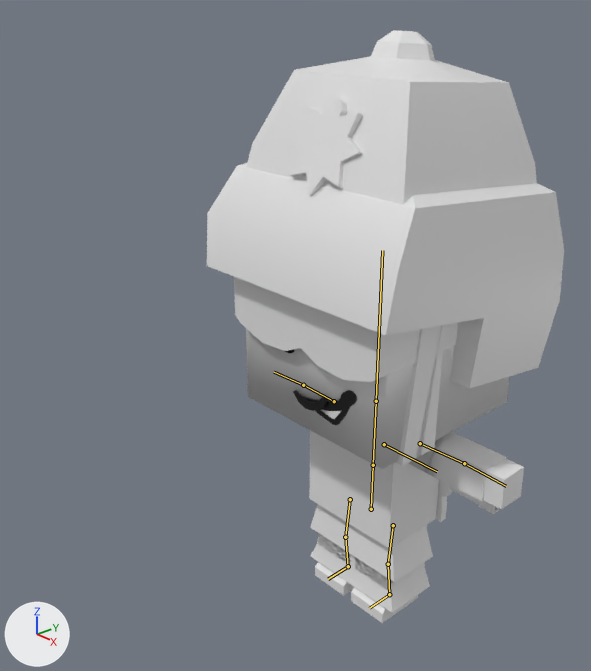
The Blender file Blender/chibi-block-man.blend as it was, and as the next commit left it.
One viewpoint serves both versions: a camera (50 mm lens) standing at (1.243, -1.404, 1.567) and looking at (-0.039, -0.243, 0.832). The lights are fixed; the arrows at lower left show +X, +Y and +Z. The bones that bend it are drawn over the model as lines.

In view in the first picture: 'ArmyHat', 'EyesBasic', 'Grin', 'PersonArms', 'PersonHead', 'PersonLegs', 'PersonTorso', 'PoliceHat', 'Rifle', 'SkirtLong', 'SkirtShort', 'SleevesLong', 'SleevesShort', 'SmileSmall', 'SmirkBig', 'Trousers'.
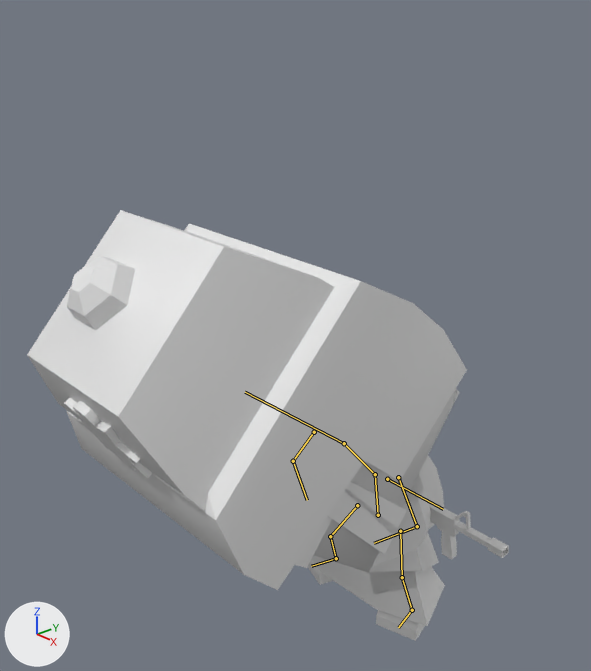
The newer file adds an action. The first version stands in its rest pose; the second is drawn at frame 13 of the action 'PersonRoar'.

What the commit changed:
Bone 'hips' (bone_hips) moves from (0.0, 0.0, 0.0) to (0.0, -0.03, 0.033).
Bone 'hips' (bone_hips) turns from (0, 0, 0) to (10, 0, 0) degrees about its own x, y and z.
Bone 'abdomen' (bone_abdomen) turns from (0, 0, 0) to (-2, 0, 0) degrees about its own x, y and z.
Bone 'chest' (bone_chest) turns from (0, 0, 0) to (32, 0, 0) degrees about its own x, y and z.
Bone 'head' (bone_head) turns from (0, 0, 0) to (11, 0, 0) degrees about its own x, y and z.
Bone 'Elbow.R' (bone_elbow_r) moves from (0.0, 0.0, 0.0) to (-0.235, 0.036, 0.189).
Bone 'Hand.R' (bone_hand_r) moves from (0.0, 0.0, 0.0) to (0.28, -0.184, 0.144).
Bone 'Hand.R' (bone_hand_r) turns from (0, 0, 0) to (11, -10, 0) degrees about its own x, y and z.
Bone 'Elbow.L' (bone_elbow_l) moves from (0.0, 0.0, 0.0) to (0.342, 0.021, -0.019).
Bone 'Hand.L' (bone_hand_l) moves from (0.0, 0.0, 0.0) to (-0.273, -0.185, 0.145).
Bone 'GunBone' (bone_gunbone) moves from (0.0, 0.0, 0.0) to (0.017, 0.082, 0.084).
Bone 'Foot.R' (bone_foot_r) moves from (0.0, 0.0, 0.0) to (0.048, 0.0, 0.0).
Bone 'Foot.R' (bone_foot_r) turns from (0, 0, 0) to (0, 0, -18) degrees about its own x, y and z.
Bone 'Knee.R' (bone_knee_r) moves from (0.0, 0.0, 0.0) to (-0.078, 0.007, -0.005).
Bone 'Foot.L' (bone_foot_l) moves from (0.0, 0.0, 0.0) to (-0.082, 0.0, 0.0).
Bone 'Foot.L' (bone_foot_l) turns from (0, 0, 0) to (0, 0, 14) degrees about its own x, y and z.
Bone 'Knee.L' (bone_knee_l) moves from (0.0, 0.0, 0.0) to (0.13, 0.014, -0.028).

Pixel boxes [x1, y1, x2, y2] of what changed, in the pictures (591 x 671 px):
'ArmyHat', posed (12% wider, 25% taller): before [207, 163, 564, 456]; after [66, 224, 467, 590]
'PoliceHat', posed: before [246, 30, 537, 466]; after [27, 210, 397, 555]
'PersonHead', posed: before [246, 329, 510, 469]; after [314, 389, 460, 573]
'SkirtLong', posed: before [310, 533, 430, 613]; after [312, 555, 445, 626]
'SleevesLong', posed: before [408, 432, 506, 501]; after [386, 474, 431, 560]
'SkirtShort', posed: before [310, 505, 433, 582]; after [369, 531, 439, 572]
'Rifle', posed: before [436, 480, 499, 522]; after [425, 496, 509, 559]
'PersonLegs', posed: before [315, 562, 418, 623]; after [308, 559, 437, 641]
'PersonArms', posed: before [483, 459, 524, 509]; after [373, 552, 389, 566]
'SleevesShort', posed: before [424, 436, 444, 478]; after [406, 488, 429, 518]
'Trousers', posed: before [318, 525, 427, 590]; after [382, 566, 432, 594]
bone 'abdomen', root to tip: before (371, 509) to (373, 465); after (378, 515) to (375, 474)
bone 'chest', root to tip: before (373, 465) to (376, 401); after (375, 474) to (344, 443)
bone 'head', root to tip: before (376, 401) to (382, 250); after (344, 443) to (245, 392)
bone 'GunBone', root to tip: before (384, 444) to (437, 471); after (387, 479) to (443, 509)
bone 'Foot.R', root to tip: before (348, 566) to (328, 579); after (336, 558) to (311, 566)
bone 'Foot.L', root to tip: before (389, 594) to (369, 608); after (412, 610) to (398, 627)
